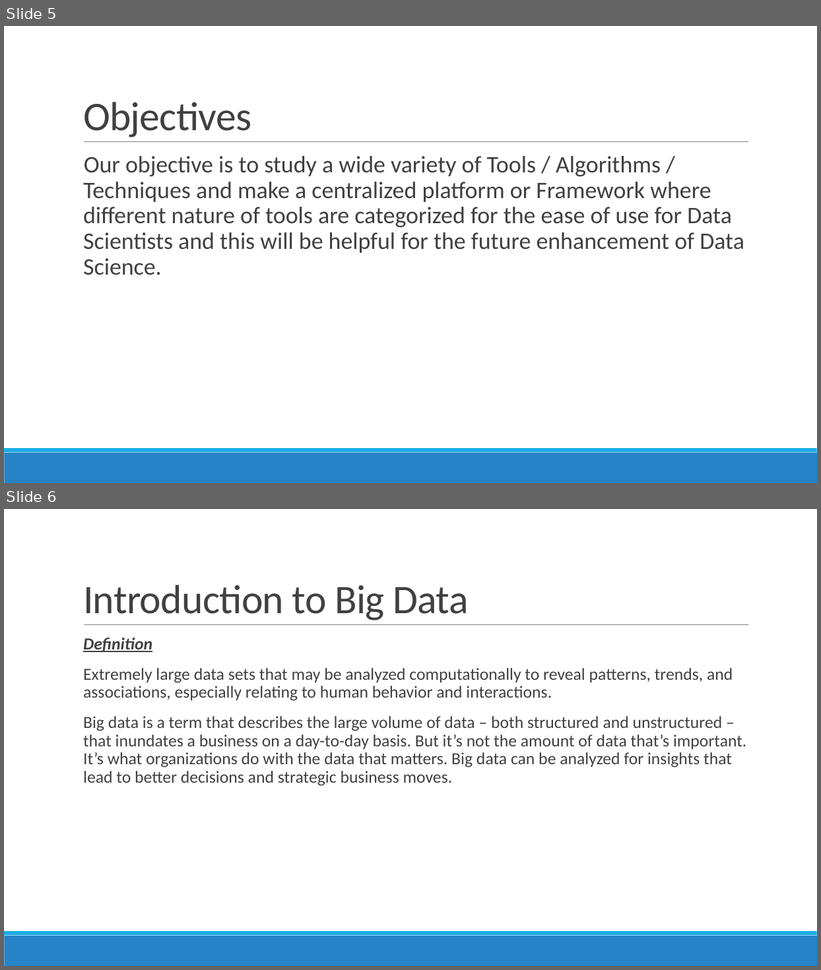
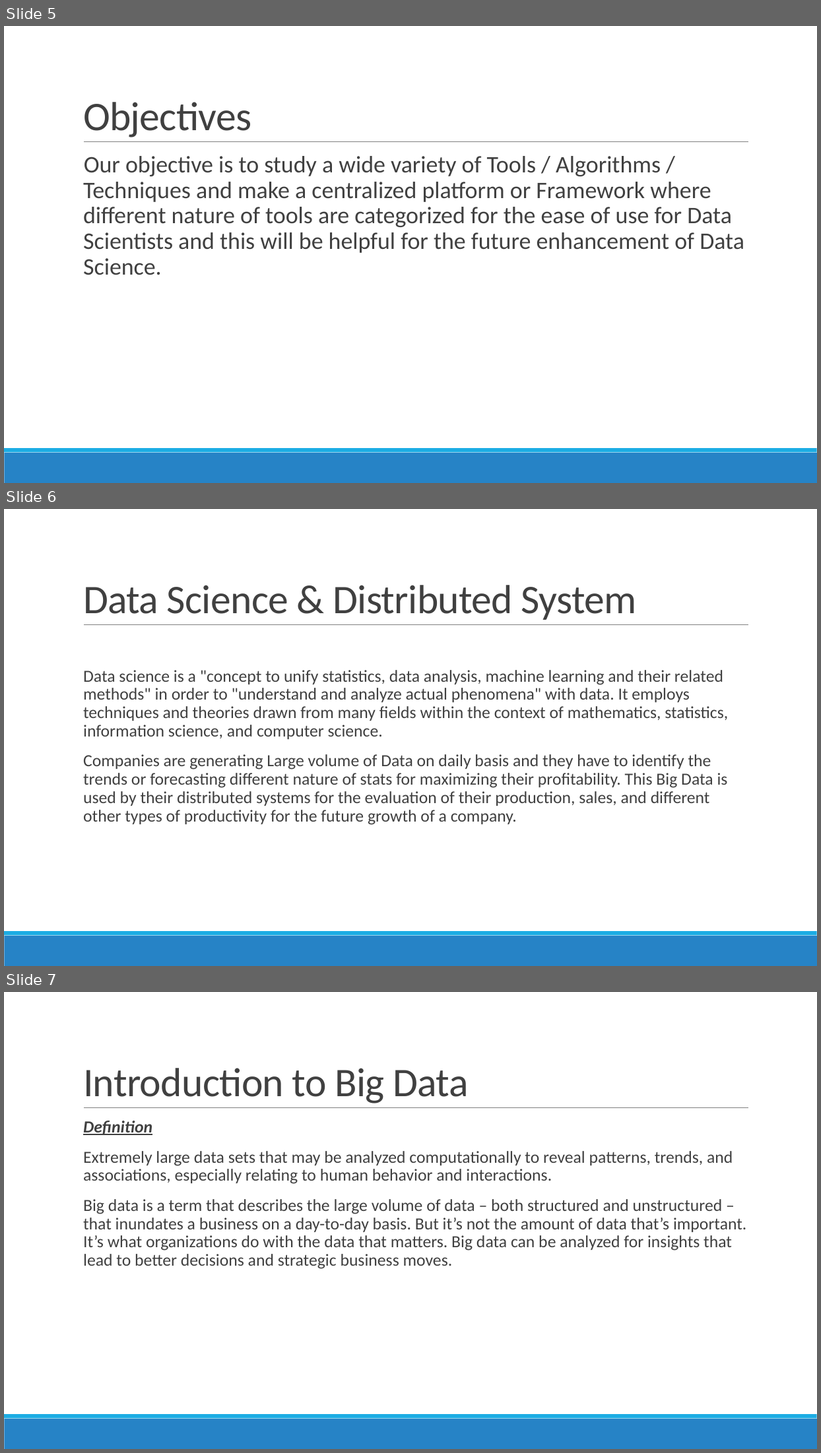
Before and after one commit to DistributedSystems-Fall2018-NEDUET/project-dist_sys, a slide deck: Project Interim Submission/Generic DS Framework.pptx. Shown one above the other, each under a label of ours: slides 5 and 6 before the commit, slides 5, 6 and 7 after it. The pictures are 821x970 and 821x1453 pixels, drawn with LibreOffice and Linux fonts; fonts in the diff are those of the drawing. Boxes give left, top, right and bottom in pixels: in the first picture for what was removed or moved away, otherwise in the second. Text is boxed around its words. In the diff, an @@ line names an element or a change of style, - is before the commit and + after.

Commit message:
Data Science & Distributed System Slide updated

```diff
--- a/Project Interim Submission/Generic DS Framework.pptx
+++ b/Project Interim Submission/Generic DS Framework.pptx
@@ slide 6 added at (4,509,817,966), background #FFFFFF; not listed: 3 template elements that a slide beside it also shows @@
@@ title added at (83,585,637,620), 48 pt, text #404040 @@
+Data Science & Distributed System
@@ text added at (83,670,728,825), 20 pt, text #404040 @@
+  Data science is a "concept to unify statistics, data analysis, machine learning and their related methods" in order to "understand and analyze actual phenomena" with data. It employs techniques and theories drawn from many fields within the context of mathematics, statistics, information science, and computer science.
+  Companies are generating Large volume of Data on daily basis and they have to identify the trends or forecasting different nature of stats for maximizing their profitability. This Big Data is used by their distributed systems for the evaluation of their production, sales, and different other types of productivity for the future growth of a company.
@@ what was slide 6 is now slide 7 @@
```
Also in this commit, not shown: 1 slide changed.
